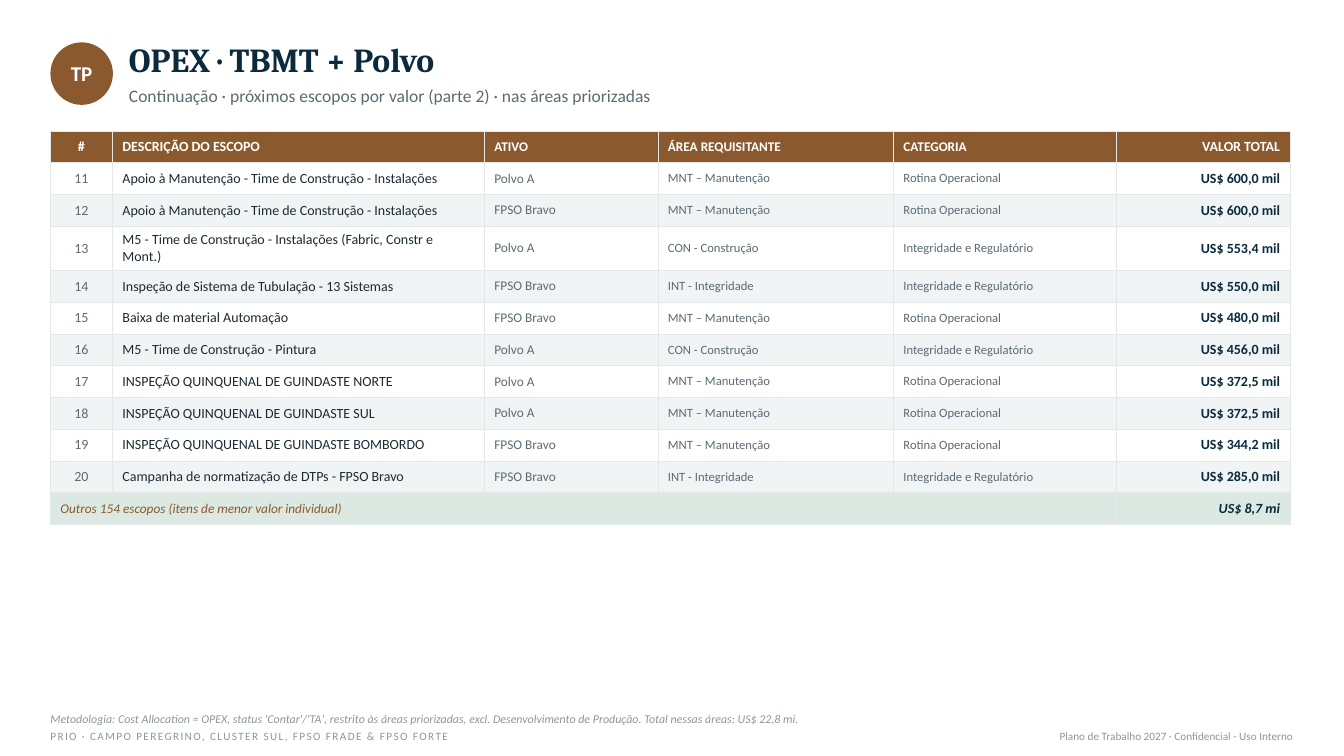
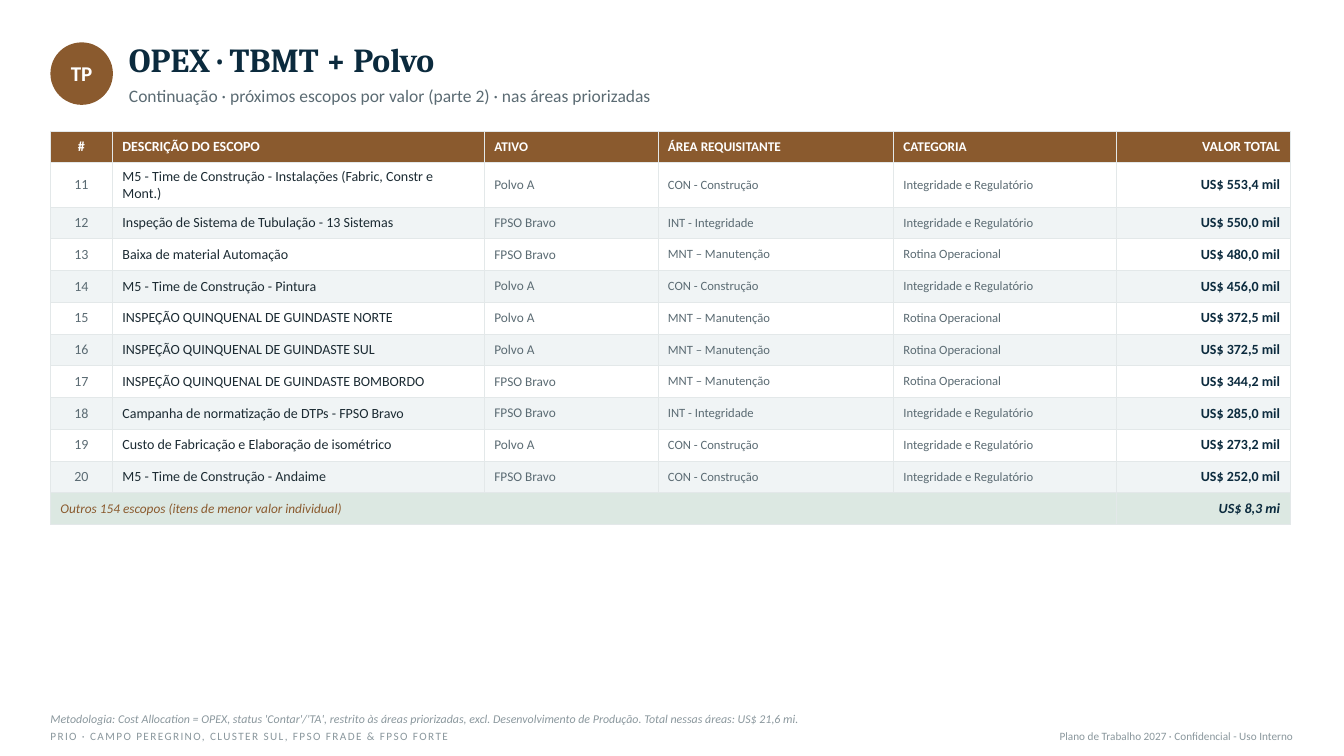
Before and after one commit to LucasRibaas/Planejamento, a slide deck: slide 21 of PRIO_Top_CAPEX_OPEX_Despriorizados_2027.pptx (slide 22 before the commit). Drawn at 1344x756 pixels with LibreOffice and Linux fonts; fonts in the diff are those of the drawing. Boxes give left, top, right and bottom in pixels: in the first picture for what was removed or moved away, otherwise in the second. Text is boxed around its words. In the diff, an @@ line names an element or a change of style, - is before the commit and + after.

```diff
--- a/PRIO_Top_CAPEX_OPEX_Despriorizados_2027.pptx
+++ b/PRIO_Top_CAPEX_OPEX_Despriorizados_2027.pptx
@@ table at bbox=[50, 131, 1290, 519] @@
-row 2: 11 | Apoio à Manutenção - Time de Construção - Instalações | Polvo A | MNT – Manutenção | Rotina Operacional | US$ 600,0 mil
+row 2: 11 | M5 - Time de Construção - Instalações (Fabric, Constr e Mont.) | Polvo A | CON - Construção | Integridade e Regulatório | US$ 553,4 mil
-row 3: 12 | Apoio à Manutenção - Time de Construção - Instalações | FPSO Bravo | MNT – Manutenção | Rotina Operacional | US$ 600,0 mil
+row 3: 12 | Inspeção de Sistema de Tubulação - 13 Sistemas | FPSO Bravo | INT - Integridade | Integridade e Regulatório | US$ 550,0 mil
-row 4: 13 | M5 - Time de Construção - Instalações (Fabric, Constr e Mont.) | Polvo A | CON - Construção | Integridade e Regulatório | US$ 553,4 mil
+row 4: 13 | Baixa de material Automação | FPSO Bravo | MNT – Manutenção | Rotina Operacional | US$ 480,0 mil
-row 5: 14 | Inspeção de Sistema de Tubulação - 13 Sistemas | FPSO Bravo | INT - Integridade | Integridade e Regulatório | US$ 550,0 mil
+row 5: 14 | M5 - Time de Construção - Pintura | Polvo A | CON - Construção | Integridade e Regulatório | US$ 456,0 mil
-row 6: 15 | Baixa de material Automação | FPSO Bravo | MNT – Manutenção | Rotina Operacional | US$ 480,0 mil
+row 6: 15 | INSPEÇÃO QUINQUENAL DE GUINDASTE NORTE | Polvo A | MNT – Manutenção | Rotina Operacional | US$ 372,5 mil
-row 7: 16 | M5 - Time de Construção - Pintura | Polvo A | CON - Construção | Integridade e Regulatório | US$ 456,0 mil
+row 7: 16 | INSPEÇÃO QUINQUENAL DE GUINDASTE SUL | Polvo A | MNT – Manutenção | Rotina Operacional | US$ 372,5 mil
-row 8: 17 | INSPEÇÃO QUINQUENAL DE GUINDASTE NORTE | Polvo A | MNT – Manutenção | Rotina Operacional | US$ 372,5 mil
+row 8: 17 | INSPEÇÃO QUINQUENAL DE GUINDASTE BOMBORDO | FPSO Bravo | MNT – Manutenção | Rotina Operacional | US$ 344,2 mil
-row 9: 18 | INSPEÇÃO QUINQUENAL DE GUINDASTE SUL | Polvo A | MNT – Manutenção | Rotina Operacional | US$ 372,5 mil
+row 9: 18 | Campanha de normatização de DTPs - FPSO Bravo | FPSO Bravo | INT - Integridade | Integridade e Regulatório | US$ 285,0 mil
-row 10: 19 | INSPEÇÃO QUINQUENAL DE GUINDASTE BOMBORDO | FPSO Bravo | MNT – Manutenção | Rotina Operacional | US$ 344,2 mil
+row 10: 19 | Custo de Fabricação e Elaboração de isométrico | Polvo A | CON - Construção | Integridade e Regulatório | US$ 273,2 mil
-row 11: 20 | Campanha de normatização de DTPs - FPSO Bravo | FPSO Bravo | INT - Integridade | Integridade e Regulatório | US$ 285,0 mil
+row 11: 20 | M5 - Time de Construção - Andaime | FPSO Bravo | CON - Construção | Integridade e Regulatório | US$ 252,0 mil
-row 12, column 6: US$ 8,7 mi
+row 12, column 6: US$ 8,3 mi
```
Also in this commit, not shown: 31 other slides changed.
